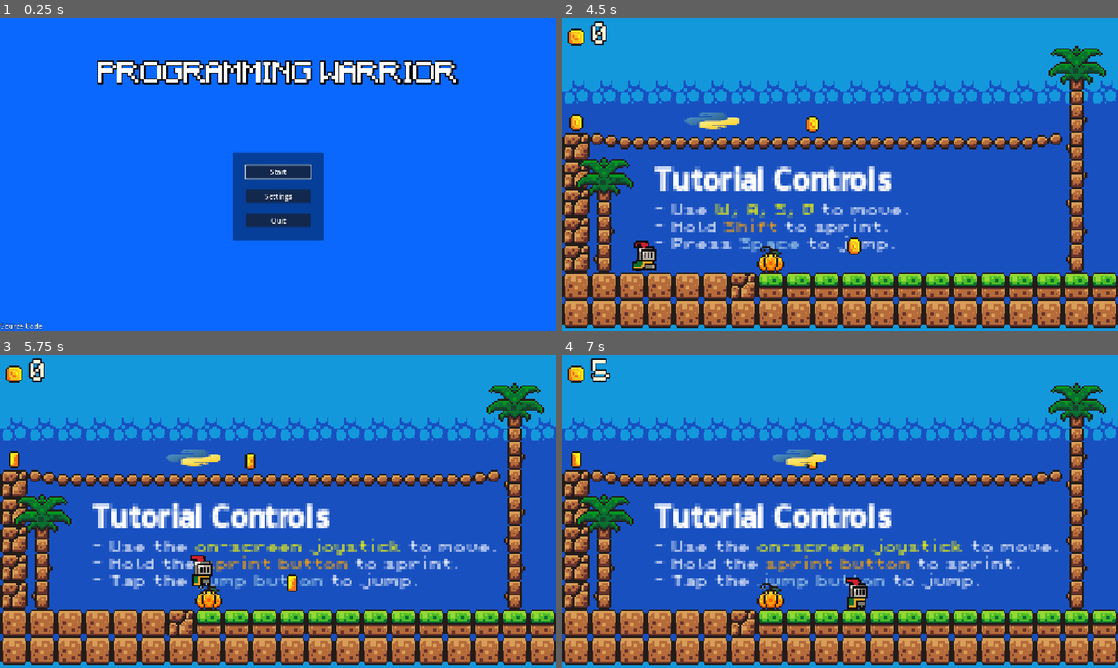
Above: before the commit, frames 1-4 (two rows, left to right).
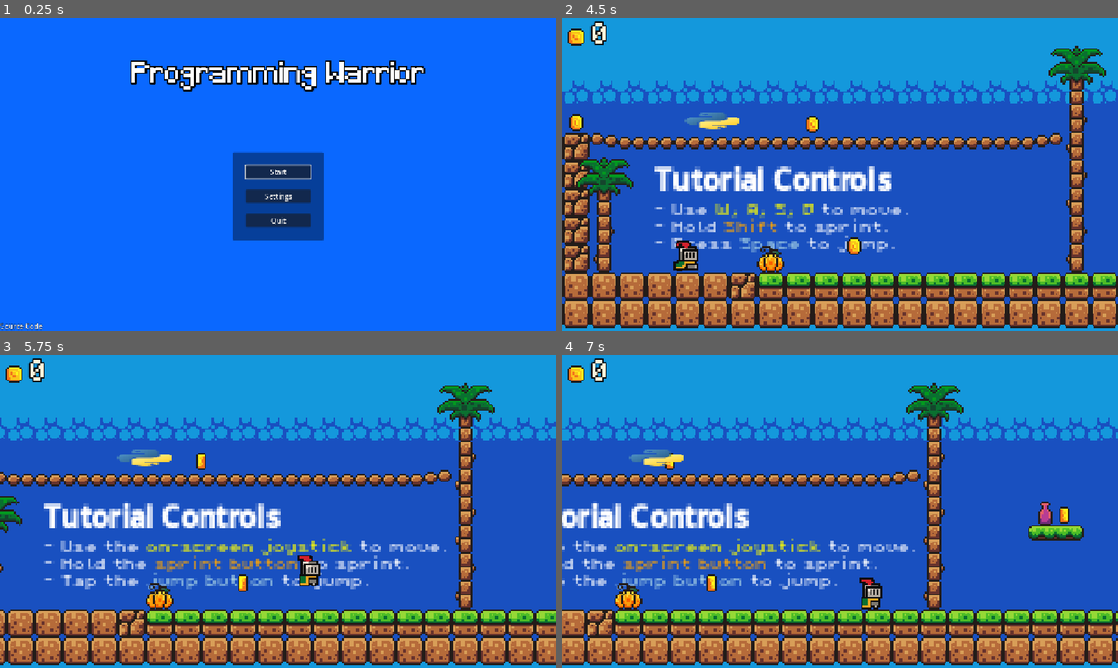
Above: after the commit, the same moments.

Repository: vsaint1/godot-platformer
Game: Godot game, scene res://scenes/menu_manager.tscn
Two runs of this game, one before a commit and one after it. Both use one fixed random seed, a clock stepped at 60 frames per second and the inputs below. Sound files missing from this copy of the repository are replaced by a short silence.
Inputs (mouse positions are in pixels of both pictures, inside the frame that each line leads up to):
- Up to frame 1 (0.25 s): no input
- Up to frame 2 (4.5 s): click "Start" at 0.5 s; tap Enter at 1.25 s; drag from (851, 221) to (812, 124) at 1.27 s; drag from (728, 190) to (812, 124) at 2.02 s; move the mouse to (895, 105) at 2.77 s; hold A (move_left) 2.78-3.5 s; hold E (interact) 2.78-3.5 s; tap Space (jump) at 3.05 s; drag from (812, 237) to (573, 130) at 3.52 s; move the mouse to (1006, 221) at 4.27 s; hold D (move_right) from 4.28 s (still down); hold Shift (sprint) from 4.28 s (still down)
- Up to frame 3 (5.75 s): tap Space (jump) at 4.52, 4.55, 4.82 s; release D (move_right) at 5 s; release Shift (sprint) at 5 s; drag from (111, 464) to (194, 433) at 5.02 s
- Up to frame 4 (7 s): move the mouse to (867, 511) at 5.77 s; hold D (move_right) 5.78-6.5 s; hold E (interact) 5.78-6.5 s; click (867, 511) at 5.92 s; tap Space (jump) at 6.05 s; drag from (756, 433) to (573, 467) at 6.52 s

The runs differ from the first frame. In frame 1, 3.7% of the frame differs, in the area x 17-83%, y 13-24%; in frame 2, 0.7%; in frame 3, 34%, in the area x 0-100%, y 8-100%; in frame 4, 33%.

Commit message:
translations, death loop and more

Diff:
--- a/assets/mini_platform_translations.csv
+++ b/assets/mini_platform_translations.csv
@@ -12,3 +12,11 @@
 TEXT_GESTURE_PRESS,Press,Pressione
 TEXT_INTERACT,to Interact,para Interagir
 TEXT_PLATFORM_SIGN,Falling into the water could be game over.,Cair na água pode significar o fim do jogo.
+TEXT_THANKS_END,"Thanks for playing, this game was my introduction to godot coming from a different engine and background. I applied several concepts from brackeys tutorial and godot documentation.","Obrigado por jogar. Este jogo foi minha introdução ao Godot, vindo de uma engine e contexto diferentes. Apliquei vários conceitos do tutorial do Brackeys e da documentação do Godot."
+TEXT_FINISH_SIGN,It's time to buy more programming courses and not finish them,É hora de comprar mais cursos de programação e não termina-los
+TEXT_GAME_NAME,Programming Warrior,Guerreiro da Programação
+TEXT_OPTION_0,Novice,Novato
+TEXT_OPTION_1,Easy,Fácil
+TEXT_OPTION_2,Medium,Médio
+TEXT_OPTION_3,Hard,Difícil
+TEXT_DIE,You died,Você morreu
--- a/prefabs/player.tscn
+++ b/prefabs/player.tscn
@@ -125,7 +125,7 @@
 "duration": 1.0,
 "texture": SubResource("AtlasTexture_axxvs")
 }],
-"loop": true,
+"loop": false,
 "name": &"DYING",
 "speed": 5.0
 }, {
--- a/prefabs/sign.tscn
+++ b/prefabs/sign.tscn
@@ -35,7 +35,7 @@
 anchor_right = 0.5
 anchor_bottom = 0.5
 offset_left = -39.0
-offset_top = -47.0
+offset_top = -59.0
 offset_right = 43.0
 offset_bottom = -11.0
 grow_horizontal = 2
--- a/scenes/main.tscn
+++ b/scenes/main.tscn
@@ -8,6 +8,8 @@
 [ext_resource type="Script" uid="uid://b8oeujavcl1mg" path="res://scripts/tutorial.gd" id="6_85g3d"]
 [ext_resource type="AudioStream" uid="uid://dn645vgnx7sk4" path="res://assets/musics/the_entertainer.ogg" id="6_tefeu"]
 [ext_resource type="PackedScene" uid="uid://c68ucxjojvmsb" path="res://prefabs/coin.tscn" id="7_o6xl0"]
+[ext_resource type="Script" uid="uid://c2ufrw0nkxktx" path="res://scripts/killzone.gd" id="7_ya4ey"]
+[ext_resource type="FontFile" uid="uid://bletugc5ohc7p" path="res://assets/fonts/Minecraft.ttf" id="8_eb6dy"]
 [ext_resource type="PackedScene" uid="uid://bbyqosnyuh3kb" path="res://prefabs/sign.tscn" id="8_tipki"]
 [ext_resource type="PackedScene" uid="uid://bm7o260gnr1yc" path="res://prefabs/enemy.tscn" id="10_choun"]
 
@@ -209,6 +211,9 @@
 
 [sub_resource type="CanvasTexture" id="CanvasTexture_o6xl0"]
 
+[sub_resource type="WorldBoundaryShape2D" id="WorldBoundaryShape2D_choun"]
+distance = -24.0
+
 [sub_resource type="Animation" id="Animation_tbgi4"]
 resource_name = "MOVE"
 length = 2.0
@@ -307,6 +312,31 @@
 scale_amount_max = 2.0
 color = Color(0.881937, 0.881937, 0.881937, 1)
 
+[node name="Killzone" type="Area2D" parent="Map" node_paths=PackedStringArray("message_label")]
+position = Vector2(654, 127)
+collision_layer = 2
+collision_mask = 2
+script = ExtResource("7_ya4ey")
+message_label = NodePath("../CanvasLayer/Label")
+
+[node name="CollisionShape2D" type="CollisionShape2D" parent="Map/Killzone"]
+shape = SubResource("WorldBoundaryShape2D_choun")
+
+[node name="CanvasLayer" type="CanvasLayer" parent="Map"]
+
+[node name="Label" type="Label" parent="Map/CanvasLayer"]
+offset_left = 532.0
+offset_top = 85.0
+offset_right = 860.0
+offset_bottom = 149.0
+theme_override_colors/font_shadow_color = Color(0, 0, 0, 1)
+theme_override_colors/font_outline_color = Color(0, 0, 0, 1)
+theme_override_constants/outline_size = 8
+theme_override_constants/shadow_outline_size = 0
+theme_override_fonts/font = ExtResource("8_eb6dy")
+theme_override_font_sizes/font_size = 64
+text = "TEXT_DIE"
+
 [node name="Collectables" type="Node" parent="."]
 
 [node name="Coin" parent="Collectables" instance=ExtResource("7_o6xl0")]
@@ -352,7 +382,7 @@
 
 [node name="EndSign" parent="Objects" instance=ExtResource("8_tipki")]
 position = Vector2(955, 41)
-sign_text = "You're almost there !!!"
+sign_text = "TEXT_FINISH_SIGN"
 
 [node name="PlatformSign" parent="Objects" instance=ExtResource("8_tipki")]
 position = Vector2(578, 87)
@@ -388,4 +418,6 @@
 [node name="Enemy5" parent="Enemies" instance=ExtResource("10_choun")]
 position = Vector2(-408, 7)
 
+[connection signal="body_entered" from="Map/Killzone" to="Map/Killzone" method="_on_body_entered"]
+
 [editable path="Player"]
--- a/scenes/main_menu.tscn
+++ b/scenes/main_menu.tscn
@@ -62,7 +62,7 @@
 theme_override_constants/shadow_outline_size = 12
 theme_override_fonts/font = ExtResource("1_l6cm7")
 theme_override_font_sizes/font_size = 64
-text = "PROGRAMMING WARRIOR"
+text = "TEXT_GAME_NAME"
 
 [node name="PanelContainer" type="PanelContainer" parent="MarginContainer"]
 layout_mode = 2
--- a/scenes/settings_menu.tscn
+++ b/scenes/settings_menu.tscn
@@ -111,7 +111,7 @@
 item_count = 4
 popup/item_0/text = "TEXT_OPTION_0"
 popup/item_0/id = 0
-popup/item_1/text = "EasyTEXT_OPTION_1"
+popup/item_1/text = "TEXT_OPTION_1"
 popup/item_1/id = 1
 popup/item_2/text = "TEXT_OPTION_2"
 popup/item_2/id = 2
--- /dev/null
+++ b/scripts/killzone.gd
@@ -0,0 +1,16 @@
+extends Area2D
+
+@export var message_label: Label = null
+
+func _ready() -> void:
+	message_label.visible = false
+
+func _on_body_entered(body: Node2D) -> void:
+	await handle_restart()
+
+func handle_restart() -> void:
+	message_label.visible = true
+
+	await get_tree().create_timer(10.0).timeout
+
+	get_tree().reload_current_scene()
--- a/scripts/main.gd
+++ b/scripts/main.gd
@@ -7,3 +7,9 @@
 }
 
 var level_difficulty: Difficulty = Difficulty.NOVICE
+
+
+
+
+func _on_killzone_body_entered(body: Node2D) -> void:
+	pass # Replace with function body.
--- a/scripts/player.gd
+++ b/scripts/player.gd
@@ -1,81 +1,87 @@
 extends CharacterBody2D
 
-const SPRINT_SPEED := 130.0
+const SPRINT_SPEED := 250.0
 const WALK_SPEED := 75.0
 
 var health := 100
-var speed := 75.0
-var jump_velocity := -(speed * 4)
+var speed := WALK_SPEED
+var jump_velocity := -300.0
 var jumped := false
-var coins: int = 0
-var bottles: int = 0
+var coins := 0
+var bottles := 0
 var is_dead := false
 
 @export var mobile_control: Control = null
 @export var animation: AnimatedSprite2D = null
-@export var user_interface: HBoxContainer= null
+@export var user_interface: HBoxContainer = null
 
 var coin_label: Label = null
 
 func _ready() -> void:
 	coin_label = user_interface.get_node("CoinCount")
-
 	_setup_mobile_gameplay()
-
-
 
 func _physics_process(delta: float) -> void:
 	if is_dead:
 		return
 
-	if is_dead:
-		velocity = Vector2.ZERO
-		animation.play("DYING")
-		return
+	apply_gravity(delta)
+	handle_input()
+	handle_movement(delta)
+	handle_animation()
+	move_and_slide()
 
-	if !is_on_floor():
+func _setup_mobile_gameplay() -> void:
+	if not InteractionManager.is_mobile():
+		mobile_control.queue_free()
+
+func apply_gravity(delta: float) -> void:
+	if not is_on_floor():
 		velocity += get_gravity() * delta
 
+func handle_input() -> void:
 	if Input.is_action_just_pressed("jump"):
 		jumped = true
 
-	if  is_on_floor() && jumped:
+	if is_on_floor() and jumped:
 		velocity.y = jump_velocity
 		jumped = false
 		animation.play("JUMP")
 
-	speed = SPRINT_SPEED if InteractionManager.is_mobile() || Input.is_action_pressed("sprint") else WALK_SPEED
+	speed = SPRINT_SPEED if InteractionManager.is_mobile() or Input.is_action_pressed("sprint") else WALK_SPEED
 
-
+func handle_movement(delta: float) -> void:
 	var direction := Input.get_axis("move_left", "move_right")
-
 	if direction != 0:
 		velocity.x = direction * speed
 		animation.flip_h = direction < 0
 	else:
 		velocity.x = move_toward(velocity.x, 0, speed)
 
+func handle_animation() -> void:
 	if is_on_floor():
 		if abs(velocity.x) > 0.1:
 			animation.play("RUNNING")
 		else:
 			animation.play("IDLE")
 
-	move_and_slide()
-
-func _setup_mobile_gameplay() -> void:
-	if !InteractionManager.is_mobile():
-		mobile_control.queue_free()
-		return
-
 func add_coin(amount: int = 1) -> void:
 	coins += amount
 	coin_label.text = str(coins)
 
 func hurt(damage: int = 1) -> void:
+	if is_dead:
+		return
+
 	health -= damage
 
-	if health <=0:
-		is_dead = true
+	if health <= 0:
+		die()
 
-	print(health)
+func die() -> void:
+	is_dead = true
+	velocity = Vector2.ZERO
+	animation.play("DYING")
+
+	await get_tree().create_timer(2.0).timeout
+	get_tree().reload_current_scene()
Binary file changed: assets/mini_platform_translations.en_US.translation
Binary file changed: assets/mini_platform_translations.pt_BR.translation
Not shown: 1 places in scenes/main.tscn that only renumber resources
Not shown, added: scripts/killzone.gd.uid
